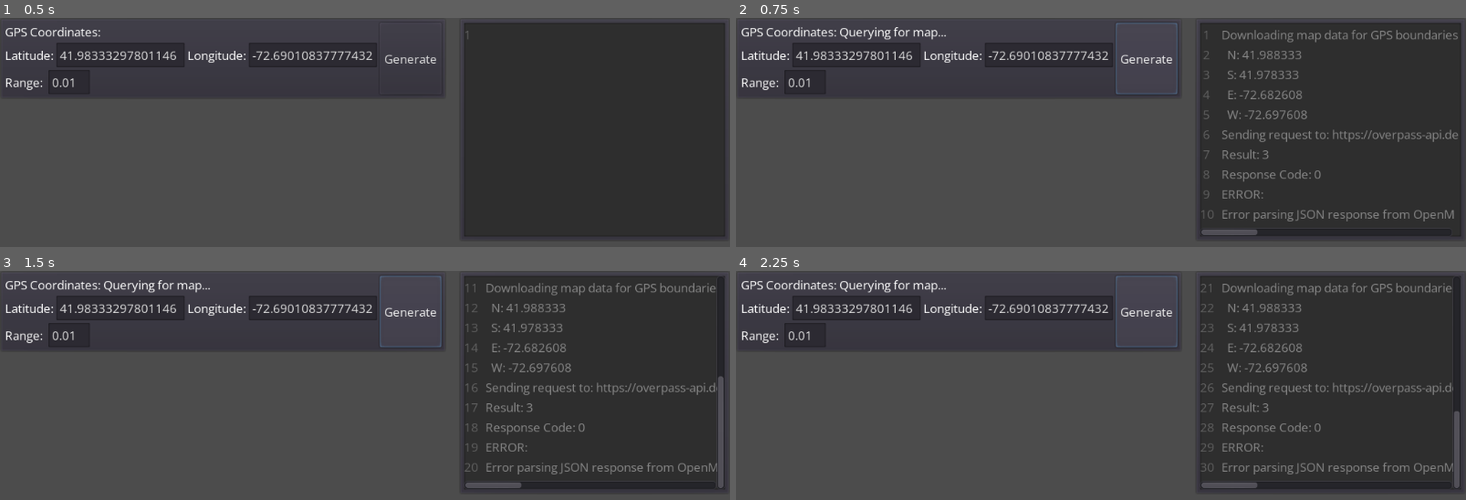
Above: before the commit, frames 1-4 (two rows, left to right).
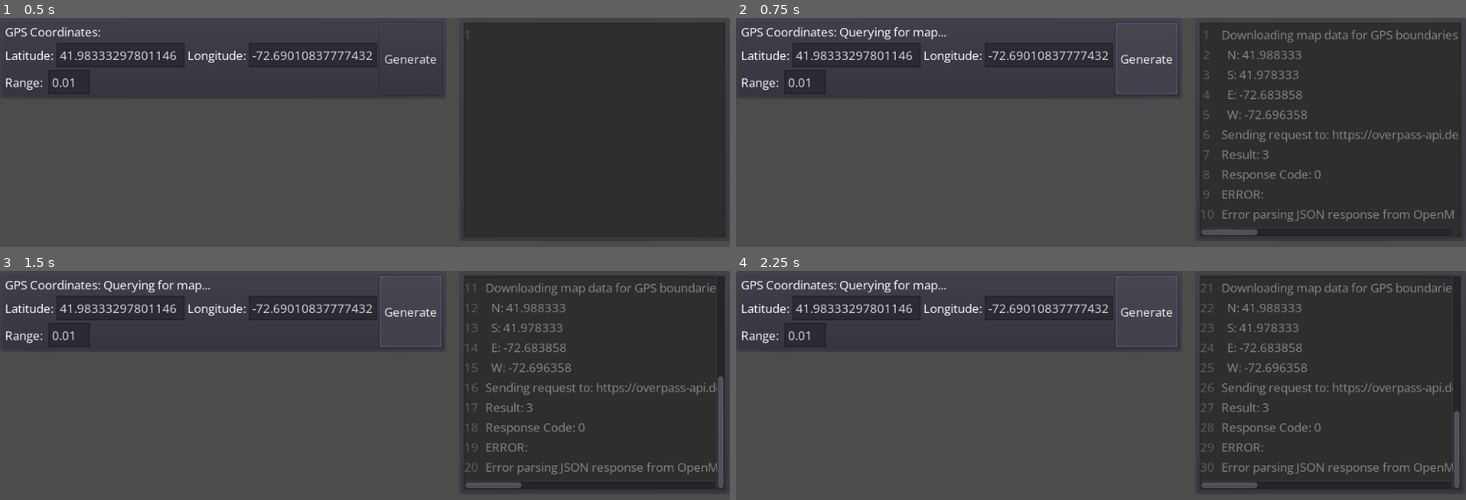
Above: after the commit, the same moments.

Repository: Netruk44/walking-app-proto-v2
Game: Godot game, scene res://scenes/Root.tscn
Two runs of this game, one before a commit and one after it. Both use one fixed random seed, a clock stepped at 60 frames per second and the inputs below.
Inputs:
- Up to frame 1 (0.5 s): no input
- Up to frame 2 (0.75 s): click "Generate" at 0.5 s
- Up to frame 3 (1.5 s): click "Generate" at 1.25 s
- Up to frame 4 (2.25 s): click "Generate" at 2 s

Frame 1 is identical in both runs. In frame 2, less than 0.1% of the frame differs, in the area x 73-78%, y 31-45%; in frame 3, less than 0.1%; in frame 4, less than 0.1%.

Commit message:
More aspect ratio fixes.

Diff:
--- a/scenes/UI/GPSCoordsPanel.gd
+++ b/scenes/UI/GPSCoordsPanel.gd
@@ -42,8 +42,8 @@
 	var r = float(rangeText) / 2.0
 
 	# Get extents
-	var e = center_longitude + 1.5 * r # The world isn't square.
-	var w = center_longitude - 1.5 * r # It's wider than it is tall.
+	var e = center_longitude + 1.25 * r # The world isn't square.
+	var w = center_longitude - 1.25 * r # It's wider than it is tall.
 
 	var n = center_latitude + r
 	var s = center_latitude - r
--- a/scripts/Map.gd
+++ b/scripts/Map.gd
@@ -70,7 +70,7 @@
 
 	# Fix up the map aspect ratio if the requested area isn't correct
 	var coordinates_aspect_ratio = (map_long_max_e - map_long_min_w) / (map_lat_max_n - map_lat_min_s)
-	var desired_aspect_ratio = 1.25
+	var desired_aspect_ratio = 1.15
 
 	if is_equal_approx(coordinates_aspect_ratio, desired_aspect_ratio):
 		pass
